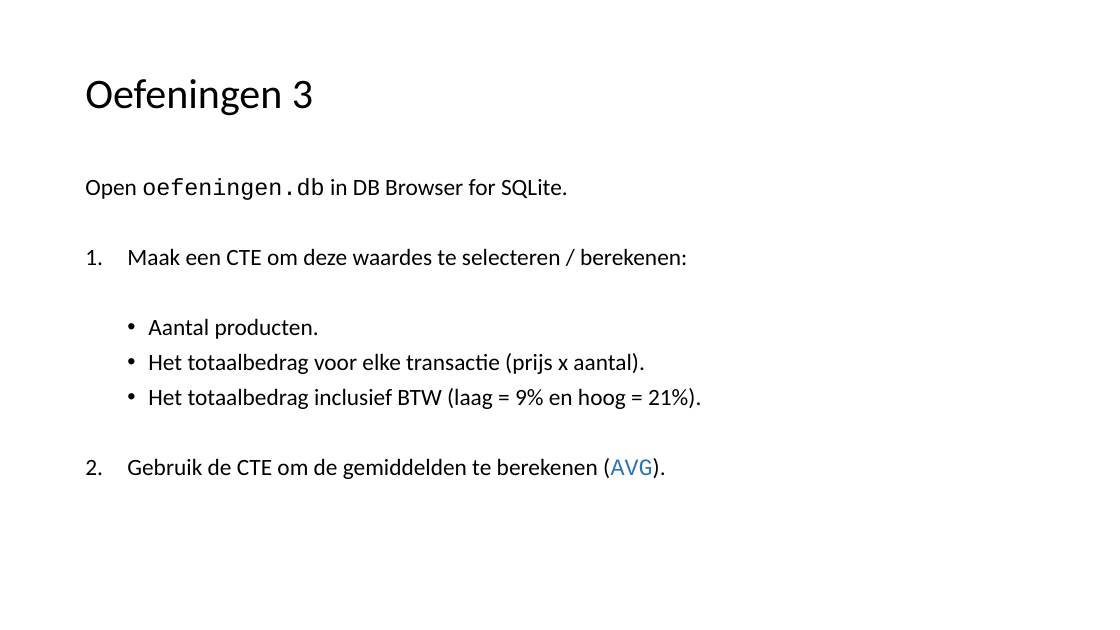
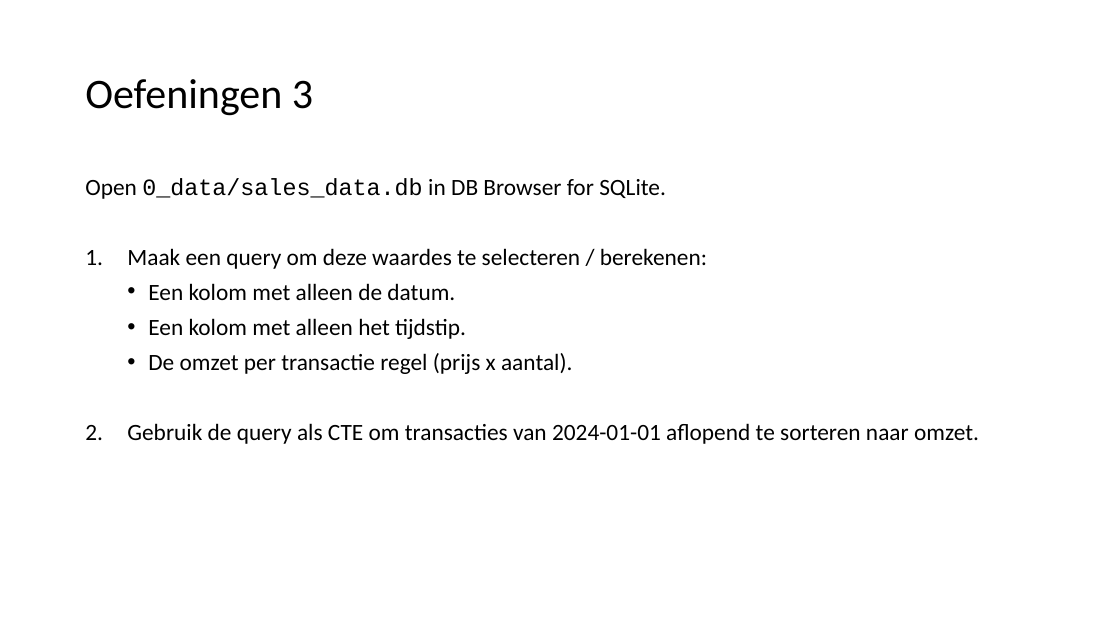
Before and after one commit to LFKoning/knowledge-sharing, a slide deck: slide 25 of sql_course/1_basics/1_basics.pptx. Drawn at 1120x630 pixels with LibreOffice and Linux fonts; fonts in the diff are those of the drawing. Boxes give left, top, right and bottom in pixels: in the first picture for what was removed or moved away, otherwise in the second. Text is boxed around its words. In the diff, an @@ line names an element or a change of style, - is before the commit and + after.

```diff
--- a/sql_course/1_basics/1_basics.pptx
+++ b/sql_course/1_basics/1_basics.pptx
@@ text at (85, 178, 979, 444): text changed @@
-Open oefeningen.db in DB Browser for SQLite.
-1. Maak een CTE om deze waardes te selecteren / berekenen:
-  • Aantal producten.
-  • Het totaalbedrag voor elke transactie (prijs x aantal).
-  • Het totaalbedrag inclusief BTW (laag = 9% en hoog = 21%).
-2. Gebruik de CTE om de gemiddelden te berekenen (AVG).
+Open 0_data/sales_data.db in DB Browser for SQLite.
+1. Maak een query om deze waardes te selecteren / berekenen:
+  • Een kolom met alleen de datum.
+  • Een kolom met alleen het tijdstip.
+  • De omzet per transactie regel (prijs x aantal).
+2. Gebruik de query als CTE om transacties van 2024-01-01 aflopend te sorteren naar omzet.
```
Also in this commit, not shown: 38 other slides changed, 1 slide added, 29 other files.
